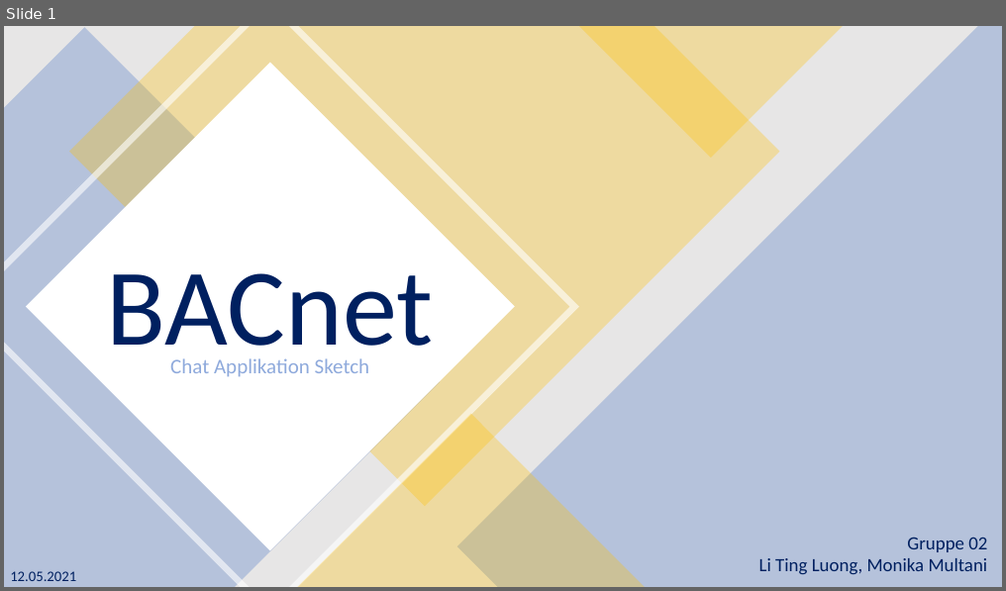
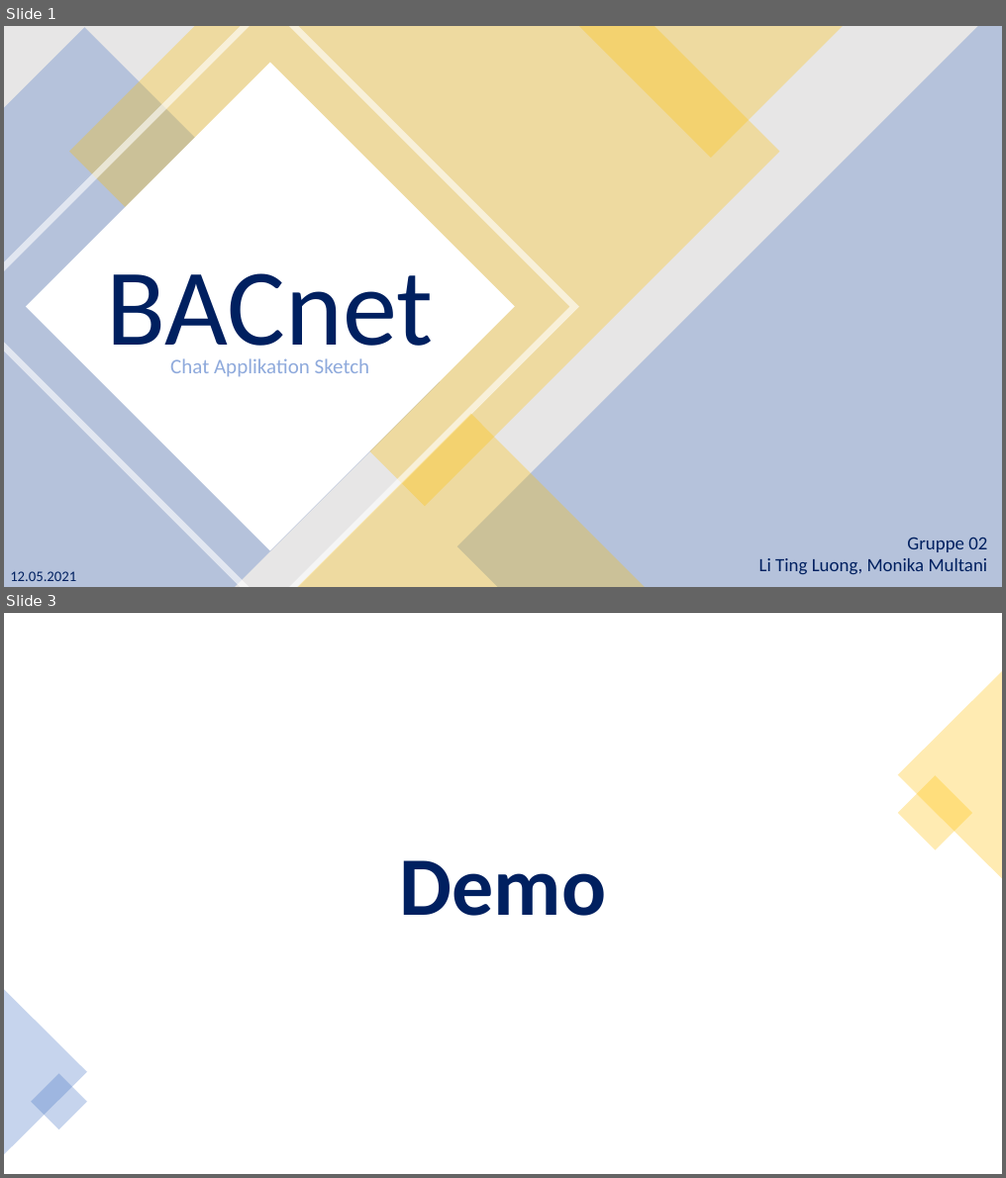
Before and after one commit to monikamultani/BACnet, a slide deck: 21-fs-ias-lec/groups/02-ChatApplikationSketch/presentation/BACnet_zwischenstand.pptx. Shown one above the other, each under a label of ours: slide 1 before the commit, slides 1 and 3 after it; the slides between them are not shown. The pictures are 1006x591 and 1006x1178 pixels, drawn with LibreOffice and Linux fonts; fonts in the diff are those of the drawing. Boxes give left, top, right and bottom in pixels: in the first picture for what was removed or moved away, otherwise in the second. Text is boxed around its words. In the diff, an @@ line names an element or a change of style, - is before the commit and + after.

```diff
--- a/21-fs-ias-lec/groups/02-ChatApplikationSketch/presentation/BACnet_zwischenstand.pptx
+++ b/21-fs-ias-lec/groups/02-ChatApplikationSketch/presentation/BACnet_zwischenstand.pptx
@@ slide 3 added at (4, 613, 1002, 1174), background #FFFFFF @@
@@ triangle added at (898, 671, 1002, 878), fill #FFC000 at 30% opacity @@
@@ rectangle added at (898, 775, 973, 851), fill #FFC000 at 30% opacity @@
@@ text added at (400, 861, 607, 916), 80 pt, text #002060, bold @@
+Demo
@@ triangle added at (4, 989, 87, 1155), fill #4472C4 at 30% opacity @@
@@ rectangle added at (31, 1073, 87, 1130), fill #4472C4 at 30% opacity @@
```
Also in this commit, not shown: 1 slide changed, 1 other slide added.
